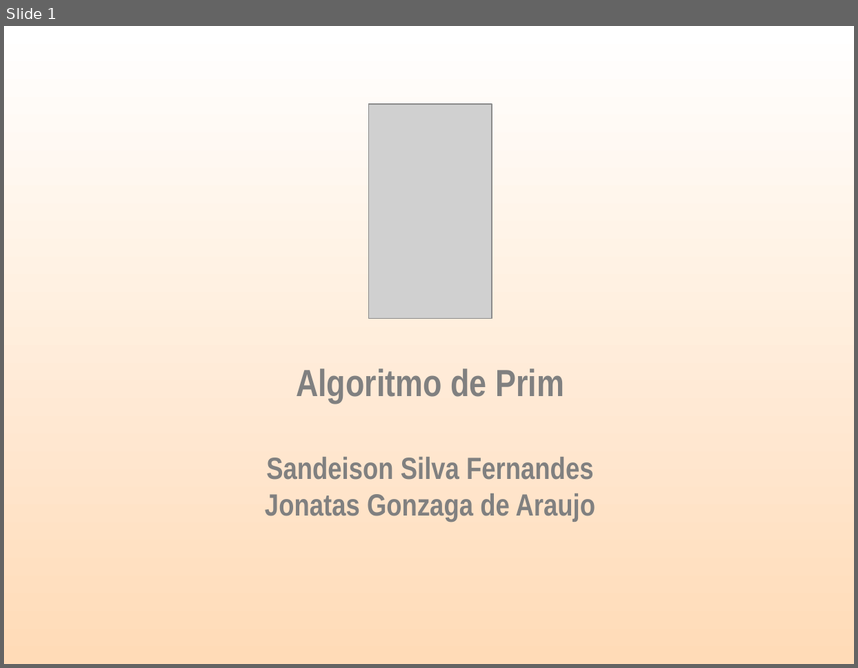
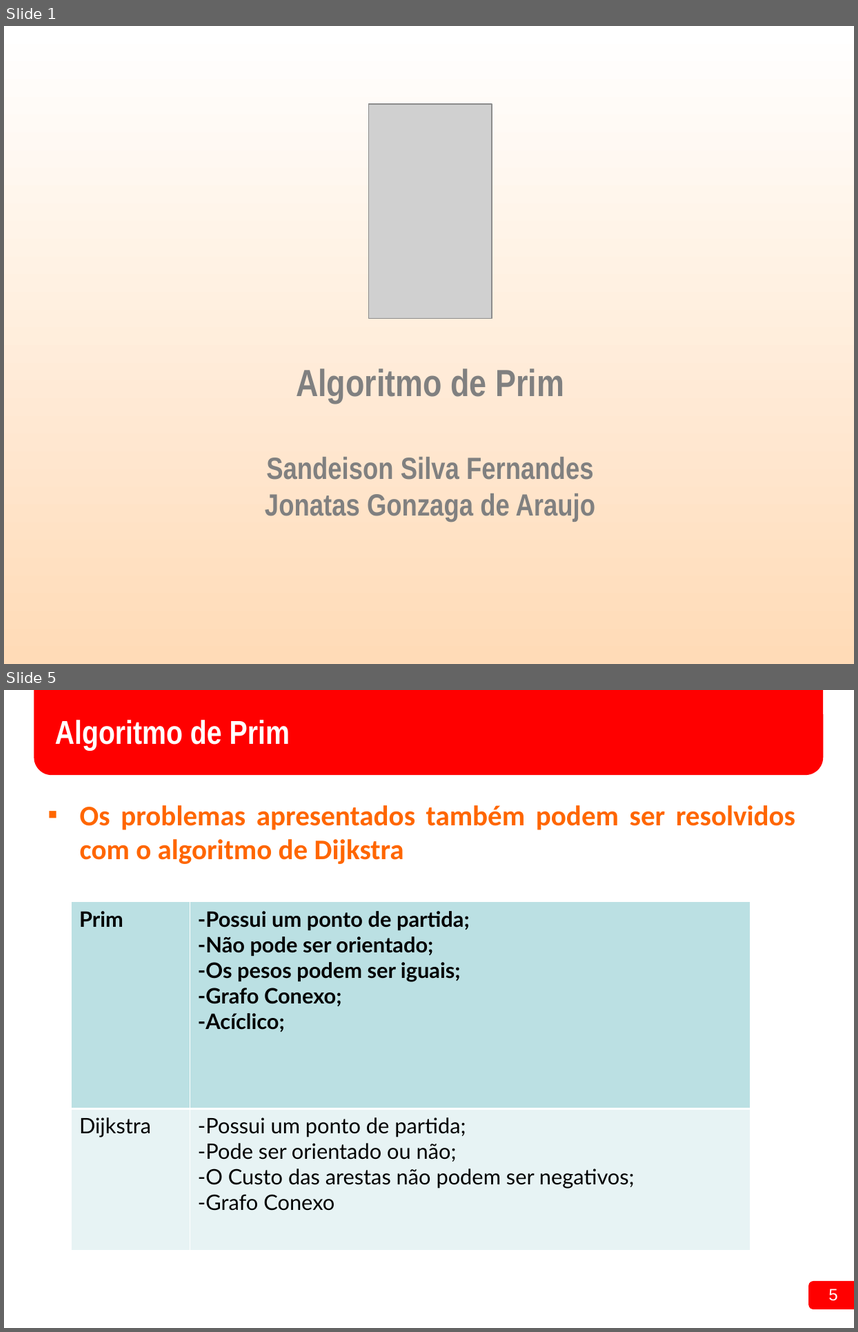
Before and after one commit to SANDEISON/Projeto_Estrutura_de_Dados_2016.1, a slide deck: 01 - Seminario/Seminário Algoritmo de Prim.ppt. Shown one above the other, each under a label of ours: slide 1 before the commit, slides 1 and 5 after it; the slides between them are not shown. The pictures are 858x668 and 858x1332 pixels, drawn with LibreOffice and Linux fonts; fonts in the diff are those of the drawing; grey boxes stand for pictures; background and template pictures are left out. Boxes give left, top, right and bottom in pixels: in the first picture for what was removed or moved away, otherwise in the second. Text is boxed around its words. In the diff, an @@ line names an element or a change of style, - is before the commit and + after.

```diff
--- a/01 - Seminario/Seminário Algoritmo de Prim.ppt
+++ b/01 - Seminario/Seminário Algoritmo de Prim.ppt
@@ slide 5 added at <box>4,690,854,1328</box>, background #FFFFFF @@
@@ rounded rectangle added at <box>34,690,822,775</box>, fill #FF0000 @@
@@ title added at <box>55,720,290,751</box>, 28 pt, text #FFFFFF, bold @@
+Algoritmo de Prim
@@ text added at <box>80,805,795,864</box>, 24 pt, text #FF6600, bold @@
+▪ Os problemas apresentados também podem ser resolvidos com o algoritmo de Dijkstra
@@ table added at <box>71,902,751,1250</box>, 2 rows, 2 columns @@
+Prim | -Possui um ponto de partida; / -Não pode ser orientado; / -Os pesos podem ser iguais; / -Grafo Conexo; / -Acíclico;
+Dijkstra | -Possui um ponto de partida; / -Pode ser orientado ou não; / -O Custo das arestas não podem ser negativos; / -Grafo Conexo
@@ rounded rectangle added at <box>809,1281,854,1309</box>, fill #FF0000 @@
@@ page number added at <box>829,1288,838,1301</box>, 14 pt, text #FFFFFF @@
+5
```
Also in this commit, not shown: 12 other slides added, 7 slides removed, 39 other files.
